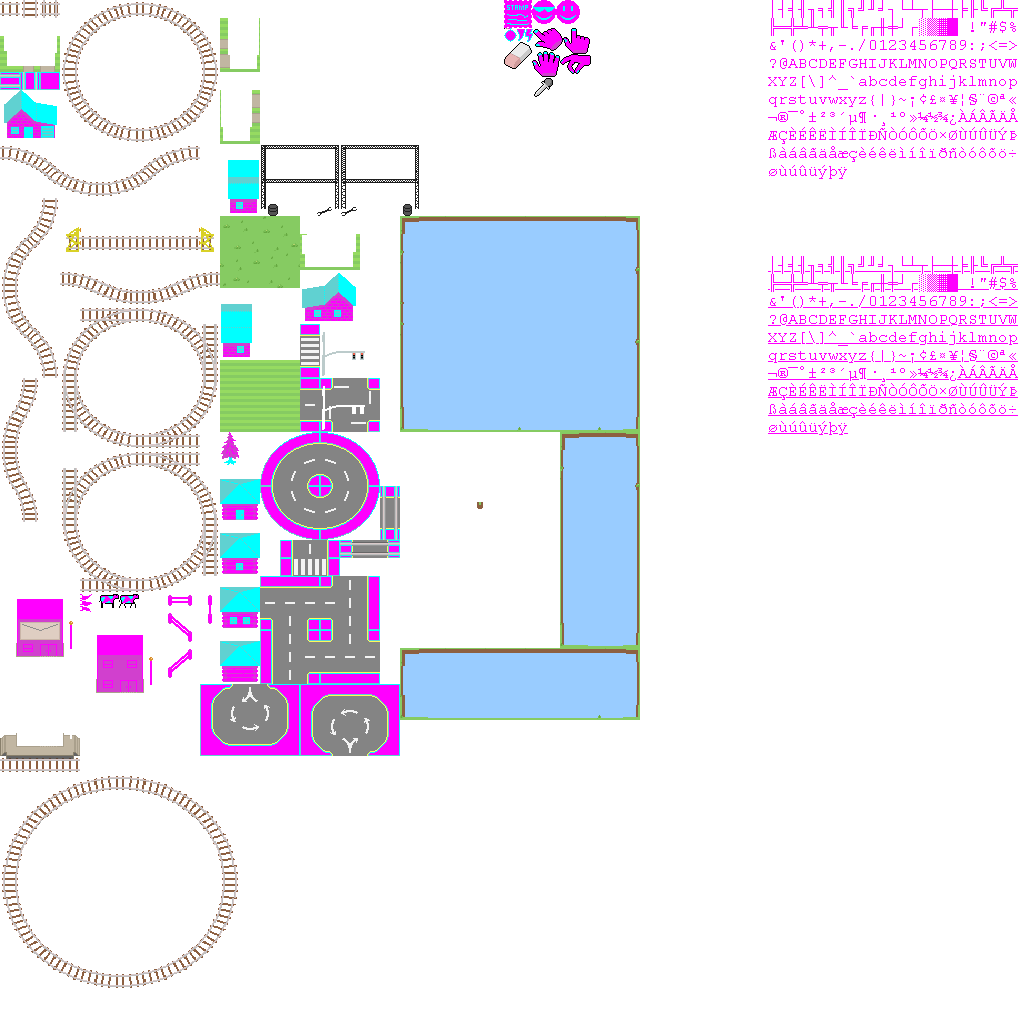
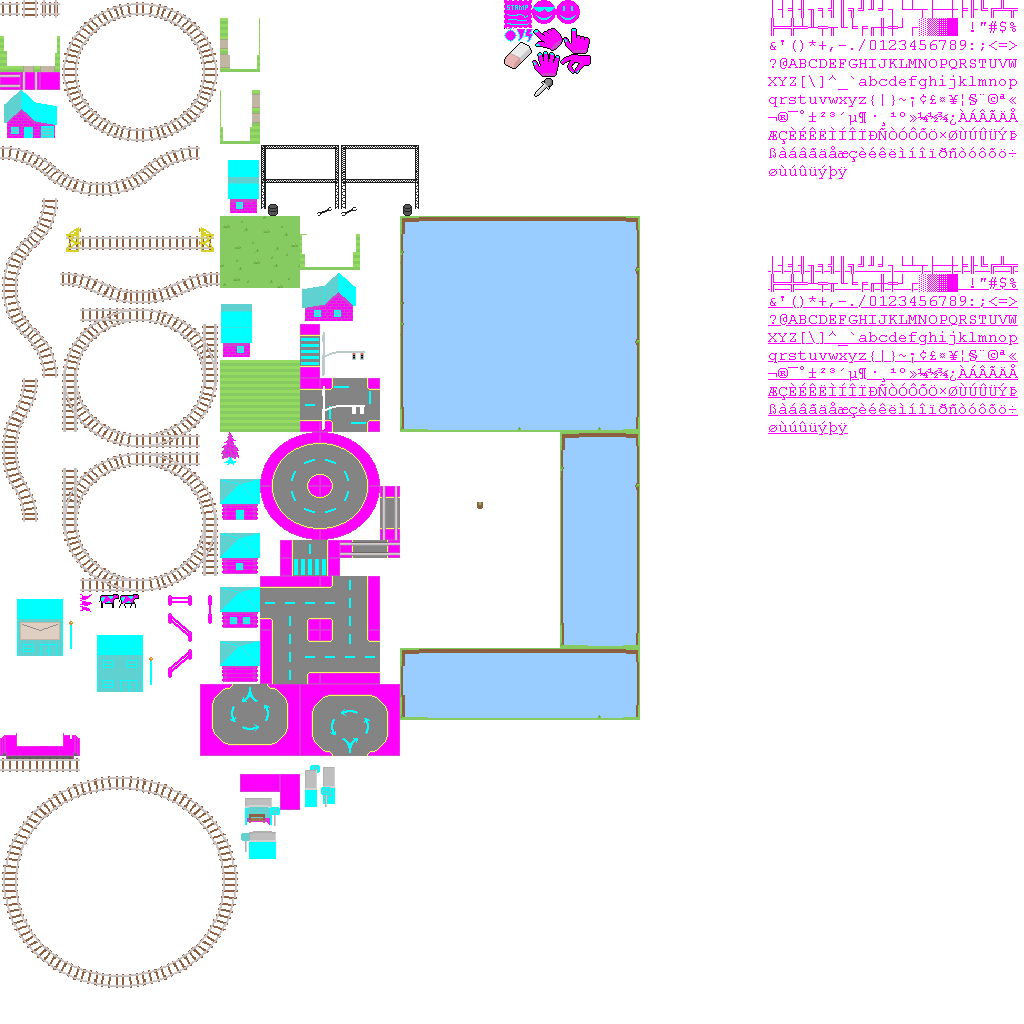
Before/after of a 1024 x 1024 layered artwork. What changed in the layer stack:
painted on "base.png copy" over [0, 28, 514, 859]
